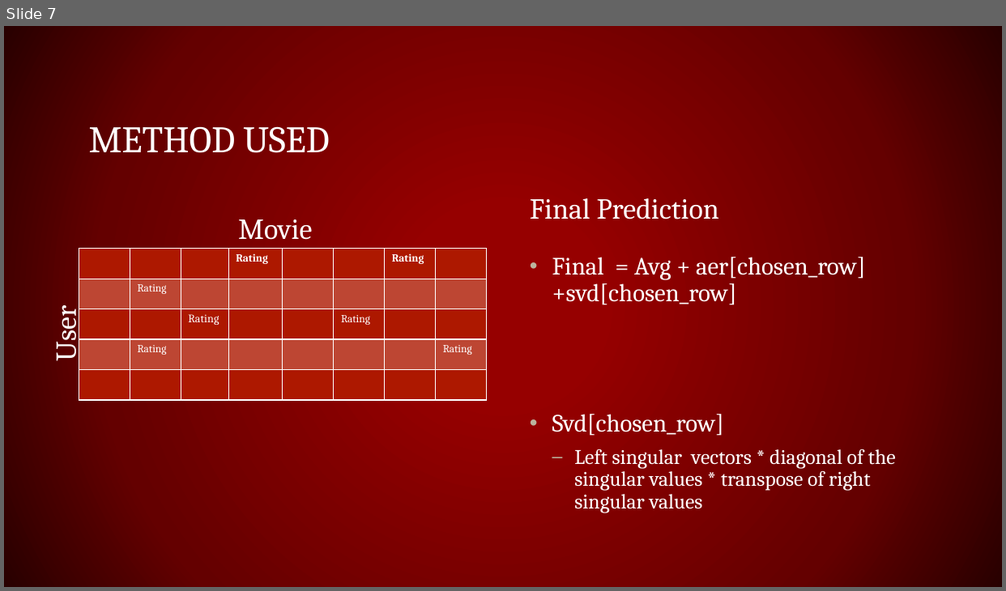
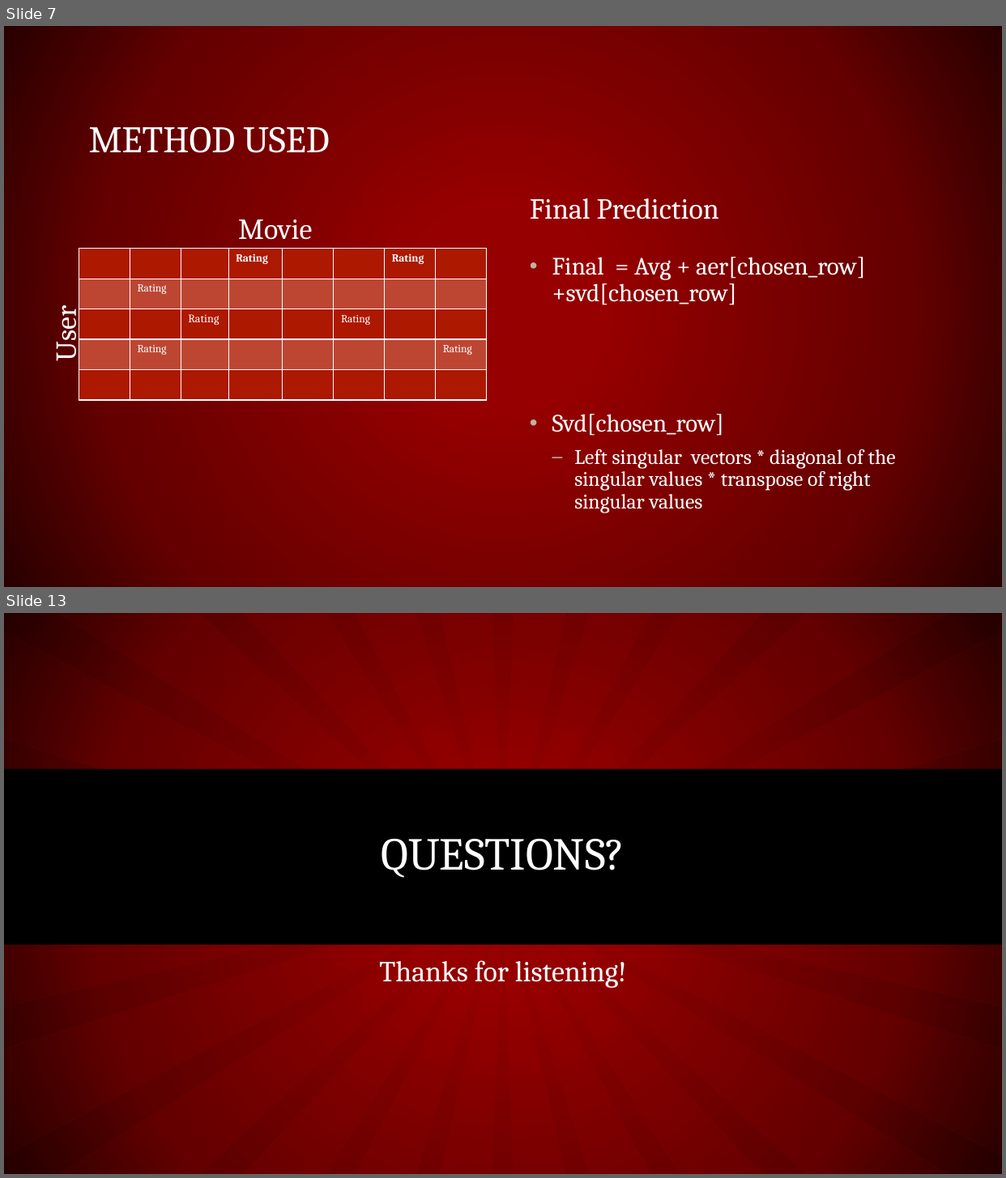
Before and after one commit to rwedoff/Recommendation-Systems-Project, a slide deck: Recommendation Systems.pptx. Shown one above the other, each under a label of ours: slide 7 before the commit, slides 7 and 13 after it; the slides between them are not shown. The pictures are 1006x591 and 1006x1178 pixels, drawn with LibreOffice and Linux fonts; fonts in the diff are those of the drawing. Boxes give left, top, right and bottom in pixels: in the first picture for what was removed or moved away, otherwise in the second. Text is boxed around its words. In the diff, an @@ line names an element or a change of style, - is before the commit and + after.

```diff
--- a/Recommendation Systems.pptx
+++ b/Recommendation Systems.pptx
@@ slide 13 added at <box>4,613,1002,1174</box>, background gradient #960000 to #650000 to #290000 @@
@@ freeform shape added at <box>4,613,1002,1174</box>, fill gradient #000000 @@
@@ rectangle added at <box>4,769,1002,944</box>, fill #000000 @@
@@ title added at <box>381,839,624,878</box>, 44 pt, text #FFFFFF @@
+QUESTIONS?
@@ subtitle added at <box>379,960,627,988</box>, 28 pt, text #FFFFFF @@
+Thanks for listening!
```
Also in this commit, not shown: 1 slide changed, 4 other slides added, 4 slides removed.
